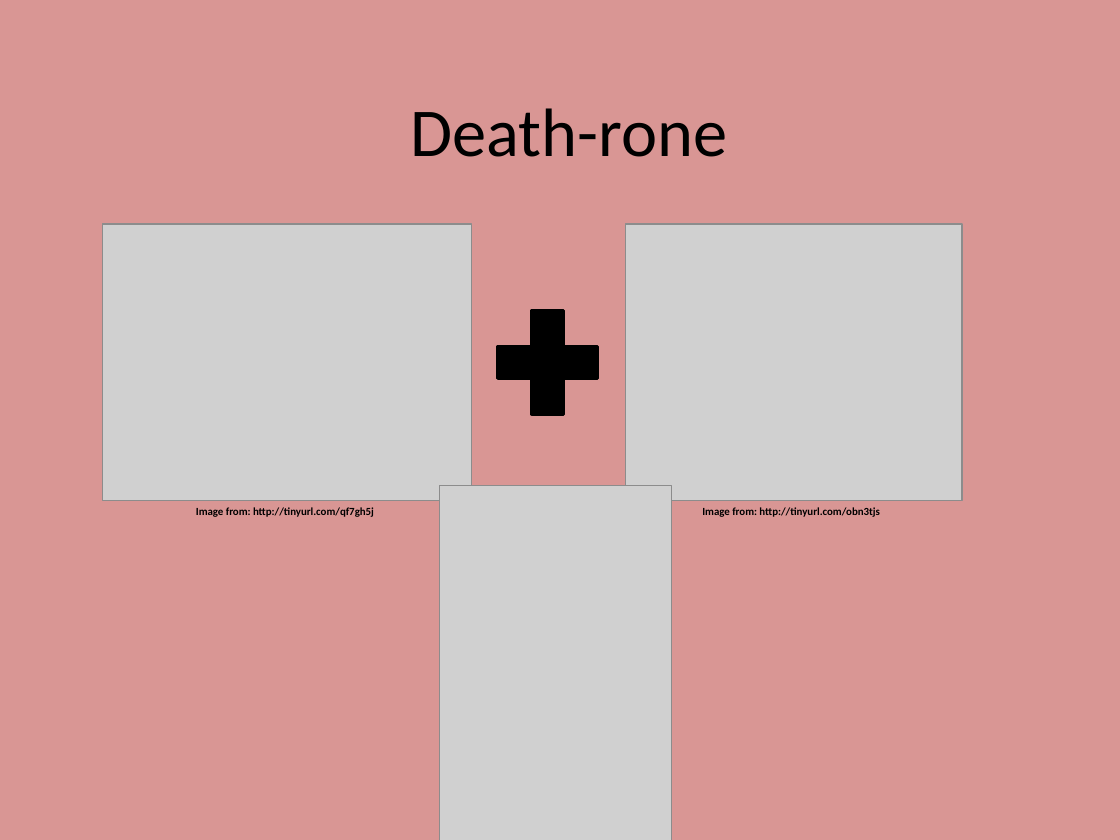
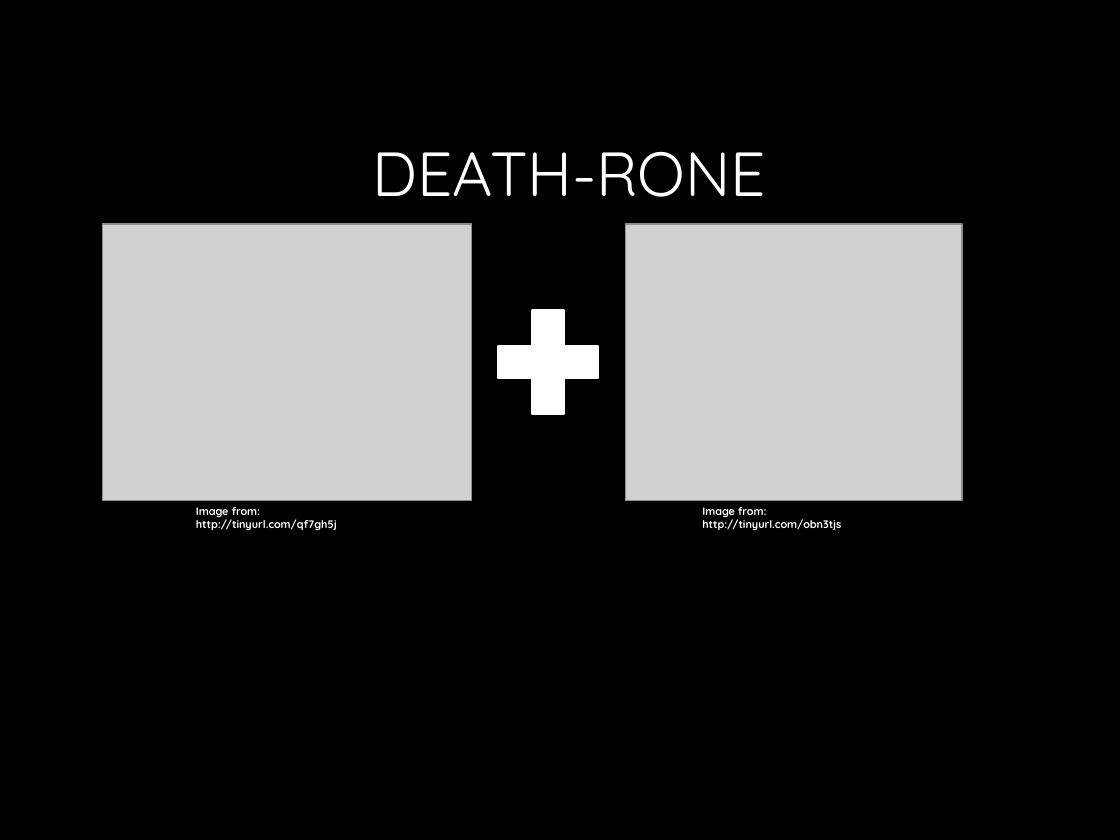
Before and after one commit to kt-chin/Games-and-Interactive-Entertainment-Business-and-Practice, a slide deck: slide 1 of Crystal Maze Disaster.pptx. Drawn at 1120x840 pixels with LibreOffice and Linux fonts; fonts in the diff are those of the drawing; grey boxes stand for pictures; background and template pictures are left out. Boxes give left, top, right and bottom in pixels: in the first picture for what was removed or moved away, otherwise in the second. Text is boxed around its words. In the diff, an @@ line names an element or a change of style, - is before the commit and + after.

```diff
--- a/Crystal Maze Disaster.pptx
+++ b/Crystal Maze Disaster.pptx
@@ background #D99694 to picture (left out) @@
@@ title "DEATH-RONE" at [373,152,766,197]: vertical alignment middle to bottom @@
@@ title at [373,152,766,197]: text changed; size 44 to 40 pt; font Calibri to Quicksand; text colour #000000 to gradient #FFFFFF to #BFBFBF @@
-Death-rone
+DEATH-RONE
@@ plus sign at [480,292,616,433]: fill #000000 to #FFFFFF; outline #000000 2 pt to #FFFFFF 1.5 pt @@
@@ text "Image from: http://tinyurl.com/qf7gh5j" at [196,507,337,530]: font Calibri to Quicksand, text colour #000000 to #FFFFFF @@
@@ picture removed at [439,485,671,840] @@
@@ text "Image from: http://tinyurl.com/obn3tjs" at [702,507,841,531]: font Calibri to Quicksand, text colour #000000 to #FFFFFF @@
```
Also in this commit, not shown: 4 other slides changed, 4 slides added, 1 slide removed.
